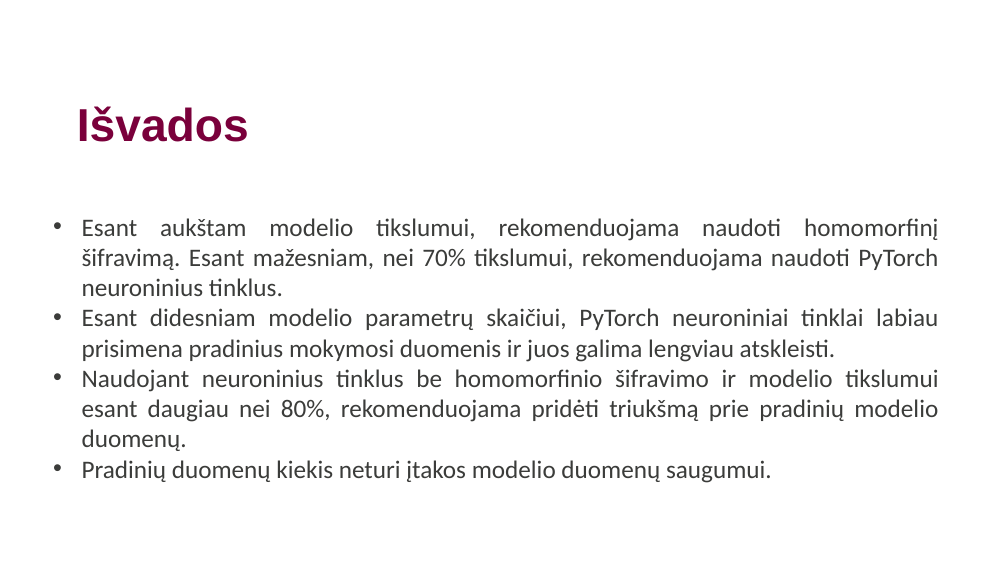
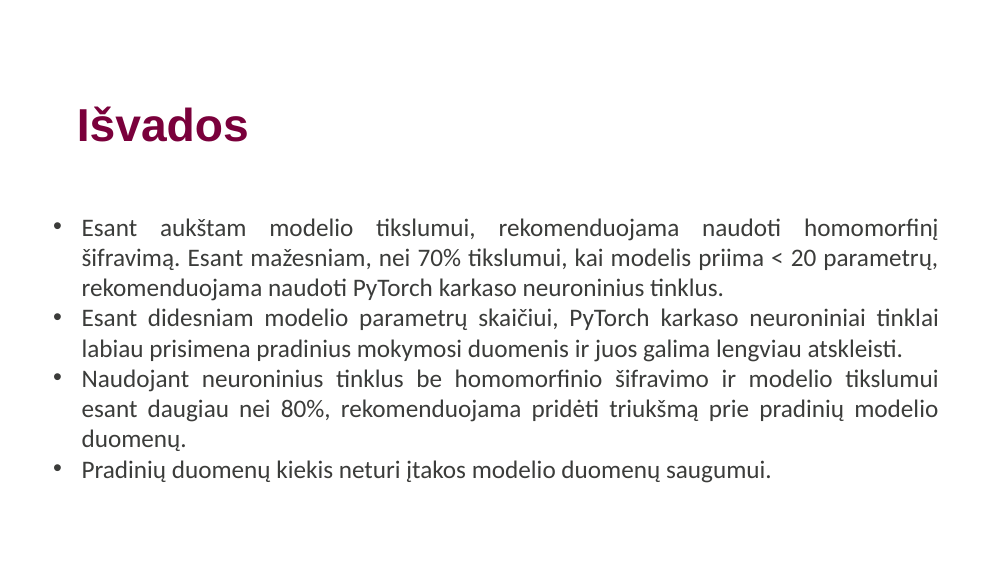
Before and after one commit to PauliusMilmantas/Bakalaurinis_darbas, a slide deck: slide 11 of Straipsnis/Pristatymas.pptx. Drawn at 1008x567 pixels with LibreOffice and Linux fonts; fonts in the diff are those of the drawing; background and template pictures are left out. Boxes give left, top, right and bottom in pixels: in the first picture for what was removed or moved away, otherwise in the second. Text is boxed around its words. In the diff, an @@ line names an element or a change of style, - is before the commit and + after.

Commit message:
Parametrų skaičiaus pataisymas

```diff
--- a/Straipsnis/Pristatymas.pptx
+++ b/Straipsnis/Pristatymas.pptx
@@ text at box(82, 218, 939, 362): text changed @@
-• Esant aukštam modelio tikslumui, rekomenduojama naudoti homomorfinį šifravimą. Esant mažesniam, nei 70% tikslumui, rekomenduojama naudoti PyTorch neuroninius tinklus.
-• Esant didesniam modelio parametrų skaičiui, PyTorch neuroniniai tinklai labiau prisimena pradinius mokymosi duomenis ir juos galima lengviau atskleisti.
+• Esant aukštam modelio tikslumui, rekomenduojama naudoti homomorfinį šifravimą. Esant mažesniam, nei 70% tikslumui, kai modelis priima < 20 parametrų, rekomenduojama naudoti PyTorch karkaso neuroninius tinklus.
+• Esant didesniam modelio parametrų skaičiui, PyTorch karkaso neuroniniai tinklai labiau prisimena pradinius mokymosi duomenis ir juos galima lengviau atskleisti.
```
Also in this commit, not shown: 1 other slide changed, 1 other file.
